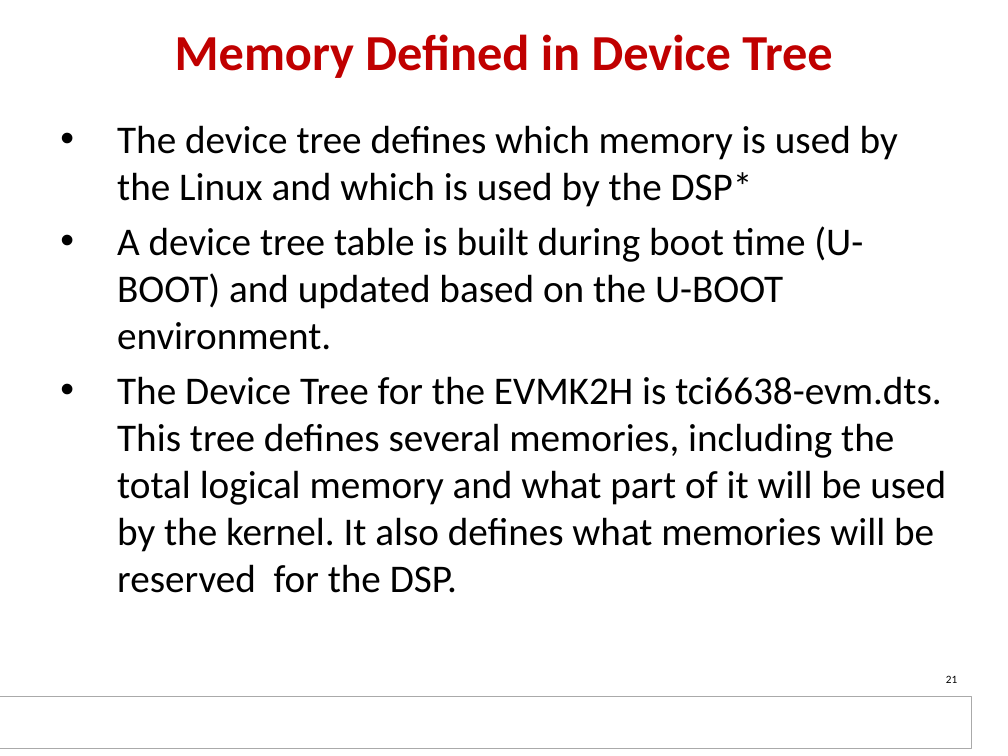
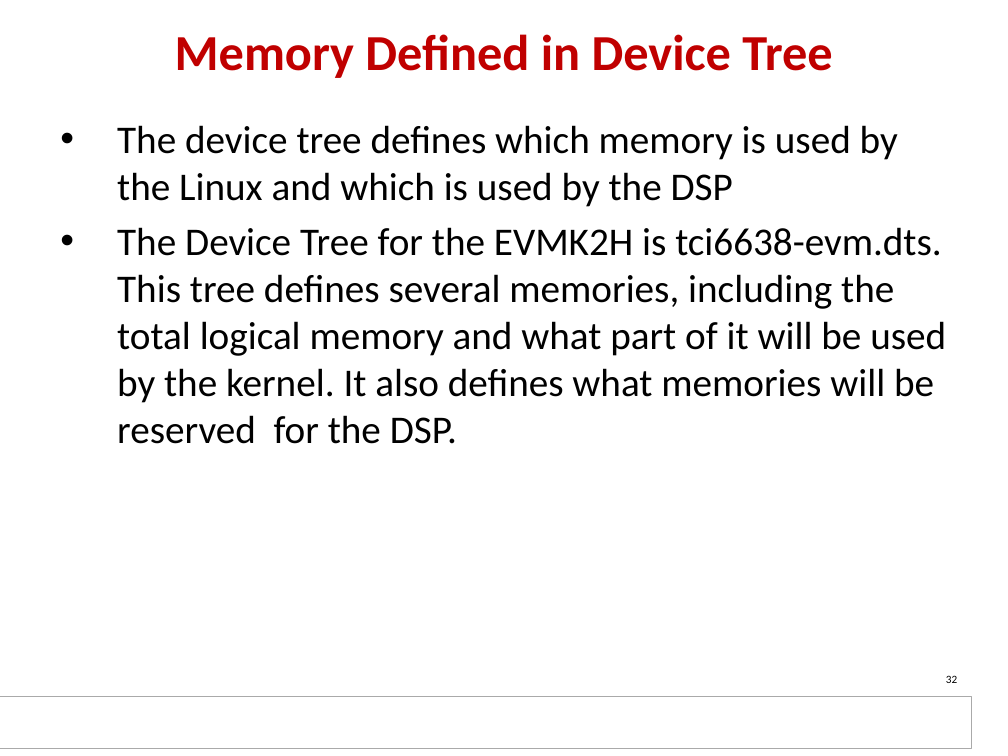
Before and after one commit to hari1989/keystone-workshop, a slide deck: slide 32 of slides/KeyStone ARM DSP.pptx (slide 21 before the commit). Drawn at 1008x756 pixels with LibreOffice and Linux fonts; fonts in the diff are those of the drawing; background and template pictures are left out. Boxes give left, top, right and bottom in pixels: in the first picture for what was removed or moved away, otherwise in the second. Text is boxed around its words. In the diff, an @@ line names an element or a change of style, - is before the commit and + after.

```diff
--- a/slides/KeyStone ARM DSP.pptx
+++ b/slides/KeyStone ARM DSP.pptx
@@ text at bbox=[117, 125, 898, 207]: text changed @@
-• The device tree defines which memory is used by the Linux and which is used by the DSP*
-• A device tree table is built during boot time (U-BOOT) and updated based on the U-BOOT environment.
+• The device tree defines which memory is used by the Linux and which is used by the DSP
@@ page number at bbox=[946, 675, 957, 683]: text changed @@
-21
+32
```
Also in this commit, not shown: 5 other slides changed, 4 slides added, 9 slides removed.
